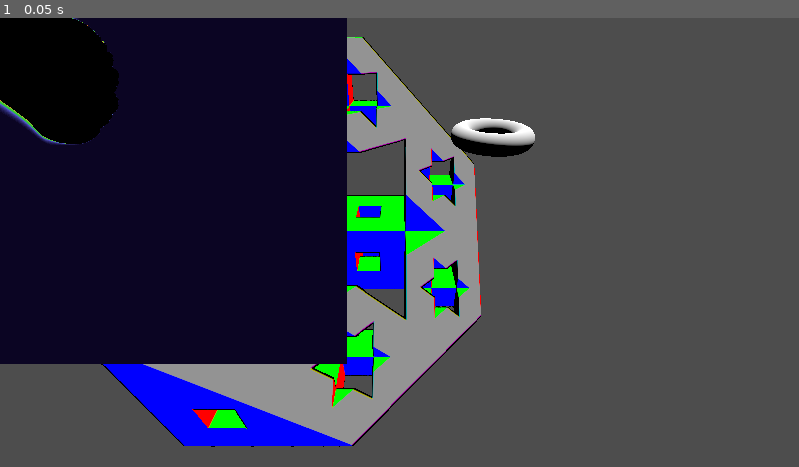
Above: before the commit, frame 1.
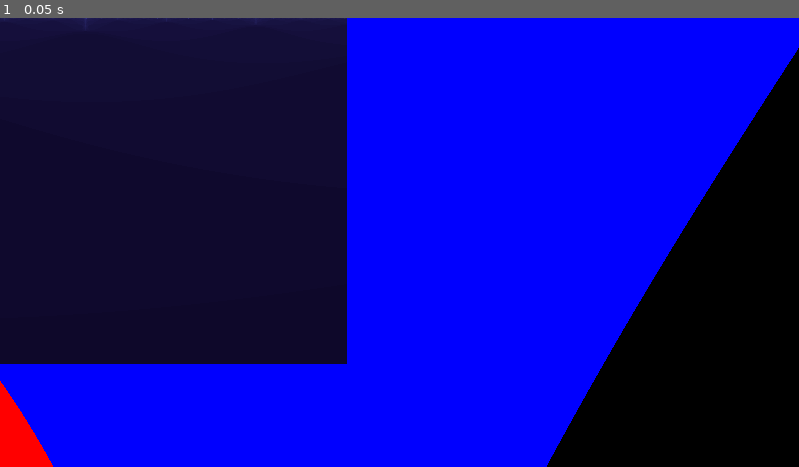
Above: after the commit, the same moment.

Repository: artmouse155/visual-shader-fun
Game: Godot game, scene res://main.tscn
Two runs of this game, one before a commit and one after it. Both use one fixed random seed, a clock stepped at 60 frames per second and the inputs below.
Inputs:
- Up to frame 1 (0.05 s): no input

The runs differ from the first frame. In frame 1, 67% of the frame differs, in the area x 0-100%, y 0-100%.

Commit message:
infinite raymarching

Diff:
--- a/main.tscn
+++ b/main.tscn
@@ -1,9 +1,10 @@
-[gd_scene load_steps=11 format=3 uid="uid://bl8pve75t8j84"]
+[gd_scene load_steps=14 format=3 uid="uid://bl8pve75t8j84"]
 
 [ext_resource type="Shader" path="res://raymarch_sponge.gdshader" id="1_sh8cw"]
+[ext_resource type="Shader" path="res://raymarch_infinite.gdshader" id="2_o6tue"]
 [ext_resource type="Shader" path="res://mandelbrot.gdshader" id="2_uvgm5"]
 
-[sub_resource type="ShaderMaterial" id="ShaderMaterial_nfciu"]
+[sub_resource type="ShaderMaterial" id="ShaderMaterial_wq8t1"]
 render_priority = 0
 shader = ExtResource("1_sh8cw")
 shader_parameter/menger_iterations = 2
@@ -11,7 +12,21 @@
 shader_parameter/show_cross_section = true
 
 [sub_resource type="BoxMesh" id="BoxMesh_fop5s"]
-material = SubResource("ShaderMaterial_nfciu")
+material = SubResource("ShaderMaterial_wq8t1")
+size = Vector3(10, 10, 10)
+subdivide_width = 10
+subdivide_height = 10
+subdivide_depth = 10
+
+[sub_resource type="ShaderMaterial" id="ShaderMaterial_jub2c"]
+render_priority = 0
+shader = ExtResource("2_o6tue")
+shader_parameter/menger_iterations = 1
+shader_parameter/cube_size = 2.0
+shader_parameter/show_cross_section = false
+
+[sub_resource type="BoxMesh" id="BoxMesh_tymop"]
+material = SubResource("ShaderMaterial_jub2c")
 size = Vector3(10, 10, 10)
 subdivide_width = 10
 subdivide_height = 10
@@ -23,7 +38,7 @@
 material = SubResource("StandardMaterial3D_ikmk7")
 
 [sub_resource type="Gradient" id="Gradient_f6wu2"]
-offsets = PackedFloat32Array(0.148893, 0.261569, 0.327968, 0.891348, 0.945674, 1)
+offsets = PackedFloat32Array(0, 0.0261569, 0.736418, 0.837022, 0.945674, 1)
 colors = PackedColorArray(0.0467833, 0.021, 0.14, 1, 0.333364, 0.34736, 0.829618, 1, 0.1539, 0.81, 0.19764, 1, 0.905882, 0.658824, 0.176471, 1, 0.740631, 0.169791, 0.14699, 1, 0, 0, 0, 1)
 
 [sub_resource type="GradientTexture1D" id="GradientTexture1D_t05f1"]
@@ -31,9 +46,9 @@
 
 [sub_resource type="ShaderMaterial" id="ShaderMaterial_l17ij"]
 shader = ExtResource("2_uvgm5")
-shader_parameter/offset = Vector2(0, 0)
-shader_parameter/scale = 100.0
-shader_parameter/ITERATIONS = 100
+shader_parameter/offset = Vector2(1.9, 0)
+shader_parameter/scale = 4.0
+shader_parameter/ITERATIONS = 2048
 shader_parameter/gradient = SubResource("GradientTexture1D_t05f1")
 
 [sub_resource type="PlaceholderTexture2D" id="PlaceholderTexture2D_nfft2"]
@@ -46,13 +61,17 @@
 shadow_enabled = true
 
 [node name="Sponge" type="MeshInstance3D" parent="."]
+visible = false
 mesh = SubResource("BoxMesh_fop5s")
+
+[node name="Infinite Shapes" type="MeshInstance3D" parent="."]
+mesh = SubResource("BoxMesh_tymop")
 
 [node name="Camera" type="Camera3D" parent="."]
 transform = Transform3D(1, 0, 0, 0, 0.819152, 0.573576, 0, -0.573576, 0.819152, 0.56898, 2, 3.47821)
 
 [node name="MeshInstance3D" type="MeshInstance3D" parent="."]
-transform = Transform3D(1, 0, 0, 0, 1, 0, 0, 0, 1, 2.85014, 0, -3.97006)
+transform = Transform3D(1, 0, 0, 0, 1, 0, 0, 0, 1, 2.85014, 0, -8.97006)
 mesh = SubResource("TorusMesh_r2n1q")
 
 [node name="ColorRect" type="Sprite2D" parent="."]
--- a/mandelbrot.gdshader
+++ b/mandelbrot.gdshader
@@ -6,7 +6,7 @@
 uniform float scale = 3.0;
 uniform int ITERATIONS = 500;
 
-const vec2 internal_offset = vec2(125.0, 125.0);
+const vec2 internal_offset = vec2(125.0);
 
 //https://stackoverflow.com/questions/58166329/why-does-this-mandelbrot-calculation-return-a-circle
 //gets the number of iterations before we decide it is unbounded
@@ -65,7 +65,7 @@
 }
 
 void fragment() {
-	float n = float(burning_ship(ITERATIONS, ((UV - internal_offset) / scale) - offset)) / float(ITERATIONS);
+	float n = float(burning_ship(ITERATIONS, ((UV - internal_offset) / pow(10,scale)) - offset)) / float(ITERATIONS);
 	COLOR.rgb = vec3(1) * (1.0 - n);
 	COLOR = texture(gradient, vec2(n, 0.0));
 }
--- /dev/null
+++ b/raymarch_infinite.gdshader
@@ -0,0 +1,95 @@
+//Uses https://godotshaders.com/shader/raymarch-in-a-box/
+
+shader_type spatial;
+render_mode unshaded, cull_front, depth_draw_always;
+
+uniform sampler2D DEPTH_TEXTURE: hint_depth_texture, filter_linear_mipmap;
+
+uniform int menger_iterations = 2;
+uniform float cube_size = 2.0;
+uniform bool show_cross_section = true;
+
+varying vec3 world_camera;
+varying vec3 world_position;
+
+const int MAX_STEPS = 200;
+const float MAX_DIST = 300.0;
+const float SURF_DIST = 1e-4;
+
+#include "res://sdf_class.gdshaderinc"
+
+float GetDist(vec3 p){
+	float d = SDF_AIR;
+
+	//float spheres = SDFSphere(mod(p, vec3(sin(2.0 * TIME) * 10.0 + 20.0)) - vec3(2.0), 2);
+
+
+	//float cubes = SDFCube(mod(p, vec3(2.0)), 1.0);
+	//return cubes;
+
+	return SDFMengerSponge(mod(p, vec3(12.0)) - vec3(2.0), cube_size, menger_iterations);
+
+	//return SDFDifference(-SDFFunkyPlane(p), spheres);
+}
+
+float RayMarch(vec3 ro, vec3 rd) {
+	float dO = 0.0;
+	float dS;
+
+	for (int i = 0; i < MAX_STEPS; i++)
+	{
+		vec3 p = ro + dO * rd;
+		dS = GetDist(p);
+		dO += dS;
+
+		if (dS < SURF_DIST || dO > MAX_DIST)
+			break;
+	}
+	return dO;
+}
+
+vec3 GetNormal(vec3 p) {
+	vec2 e = vec2(SURF_DIST, 0);
+
+	vec3 n = GetDist(p) - vec3(
+		GetDist(p - e.xyy),
+		GetDist(p - e.yxy),
+		GetDist(p - e.yyx)
+	);
+
+	return normalize(n);
+}
+
+void vertex() {
+	world_position = VERTEX;
+	world_camera = (inverse(MODELVIEW_MATRIX) * vec4(0, 0, 0, 1)).xyz; //object space
+}
+
+void fragment() {
+
+	float depth = texture(DEPTH_TEXTURE, SCREEN_UV).x;
+
+	vec3 ro = world_camera;
+	vec3 rd =  normalize(world_position - ro);
+
+	vec3 col;
+
+	float d = RayMarch(ro, rd);
+
+	if (d >= MAX_DIST)
+		discard;
+	else
+	{
+		vec3 p = ro + rd * d;
+		vec3 n = GetNormal(p);
+		col = n.rgb;
+	}
+
+	vec3 surfacePoint = ro + rd * d;
+	vec4 viewSpaceSurfacePoint = VIEW_MATRIX * vec4(surfacePoint, 1.);
+	vec4 clipSpaceSurfacePoint = PROJECTION_MATRIX * viewSpaceSurfacePoint;
+
+	NORMAL = (VIEW_MATRIX * vec4(GetNormal(surfacePoint), 0.)).xyz;
+
+	ALBEDO = col;
+}
